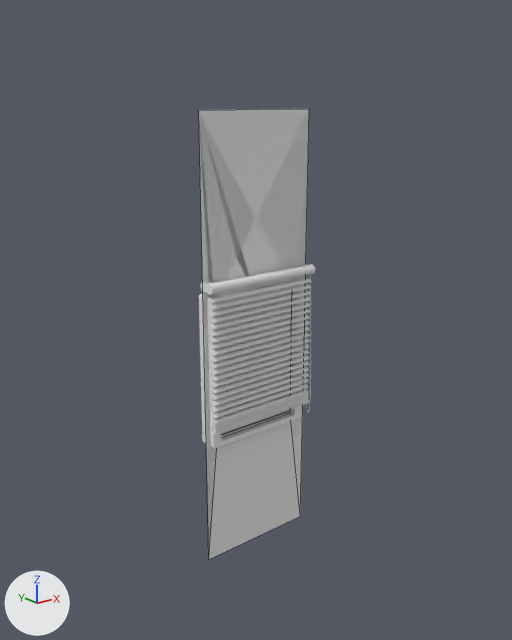
A saved change to the FBX model Assets/fbx/room/wall_window_small_half.fbx.
The view is the same before and after, from a camera (50 mm lens) standing at (-3.78, -4.09, 3.58) and looking at (-0.47, 0.05, 1.92). The lights are fixed; the arrows at lower left show +X, +Y and +Z. Mesh edges are drawn as thin lines on the coarser meshes. Objects named as collision shapes, trigger or cutter boxes, shadow casters or lower levels of detail are left out. Where no turn or scale is listed for an object, it has been applied to the vertices. Vertices at the same position are counted once.

The first picture shows 'Cylinder_000', 'Plane.002', 'Plane.003', 'room_Cube.004', 'room_Cube.005', 'room_wall_window_small_half'.
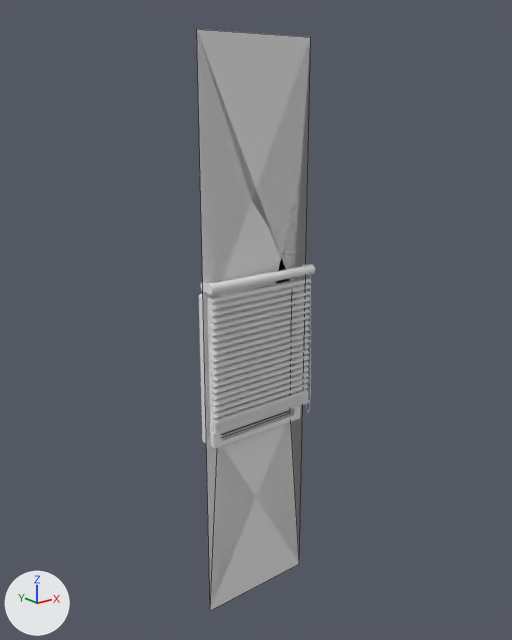
Changed parts and their boxes (x1, y1, x2, y2) in the pictures (512 x 640 px):
'room_wall_window_small_half', reshaped (29% taller)
    before: (199, 109, 309, 559)
    after: (197, 29, 311, 611)

What the commit changed:
me_mesh_005 has 11 vertices, 3 faces and spans x -1.0..0.0, y 0.0, z 0.0..3.5.
me_mesh_005 is used by ob_room_wall_window_small_half; location (0.0, 0.0, 0.0).
Verts and faces of me_mesh_005; kept vertices keep their numbers, new ones are numbered from 11.
Before the commit, vertices of me_mesh_005: 0 (-1.0, 0.0, 0.0) at pixel (208, 559), 1 (-1.0, 0.0, 3.5) at pixel (198, 110), 2 (0.0, 0.0, 0.0) at pixel (300, 516), 3 (0.0, 0.0, 3.5) at pixel (309, 108), 4 (-0.89, 0.0, 1.05).
Before the commit, vertices of me_mesh_005: 5 (-0.14, 0.0, 1.05) at pixel (290, 413), 6 (-0.52, 0.0, 1.05) at pixel (255, 425), 7 (-0.14, 0.0, 2.15), 8 (-0.89, 0.0, 2.15), 9 (-0.89, 0.0, 2.15).
Before the commit, vertices of me_mesh_005: 10 (-0.52, 0.0, 2.15).
Part 1, on me_mesh_005:
Vertices deleted: 2, 8 (with the faces that use them).
Vertex 0 moves to (-1.0, 0.0, -0.5), pixel (210, 610).
Vertex 1 moves to (-1.0, 0.0, 4.0), pixel (196, 29).
Vertex 3 moves to (0.0, 0.0, 4.0), pixel (310, 37).
New vertex 11 is at (0.0, 0.0, -0.5), pixel (299, 563).
New vertex 12 is at (-0.14, 0.0, 1.05), pixel (290, 413).
New vertex 13 is at (-0.52, 0.0, 2.15).
New faces: (0, 4, 9, 10, 7, 5, 11, 3, 1), (0, 1, 3, 11, 12, 7, 13, 9, 4), (0, 4, 6, 12, 11), (0, 11, 5, 6, 4).
